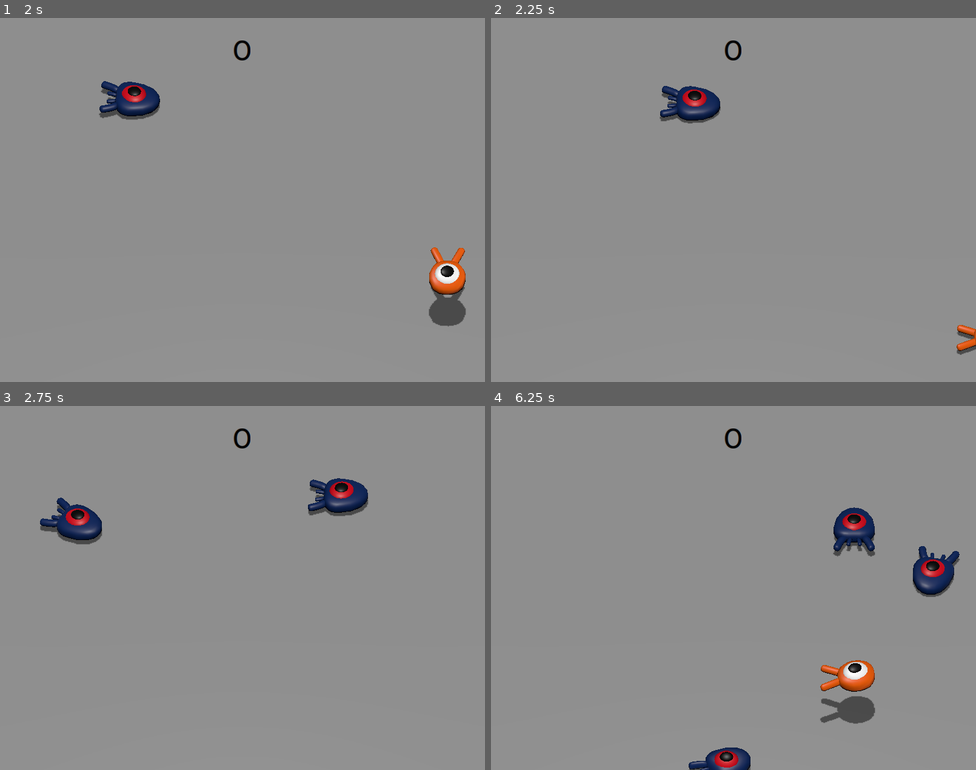
Above: before the commit, frames 1-4 (two rows, left to right).
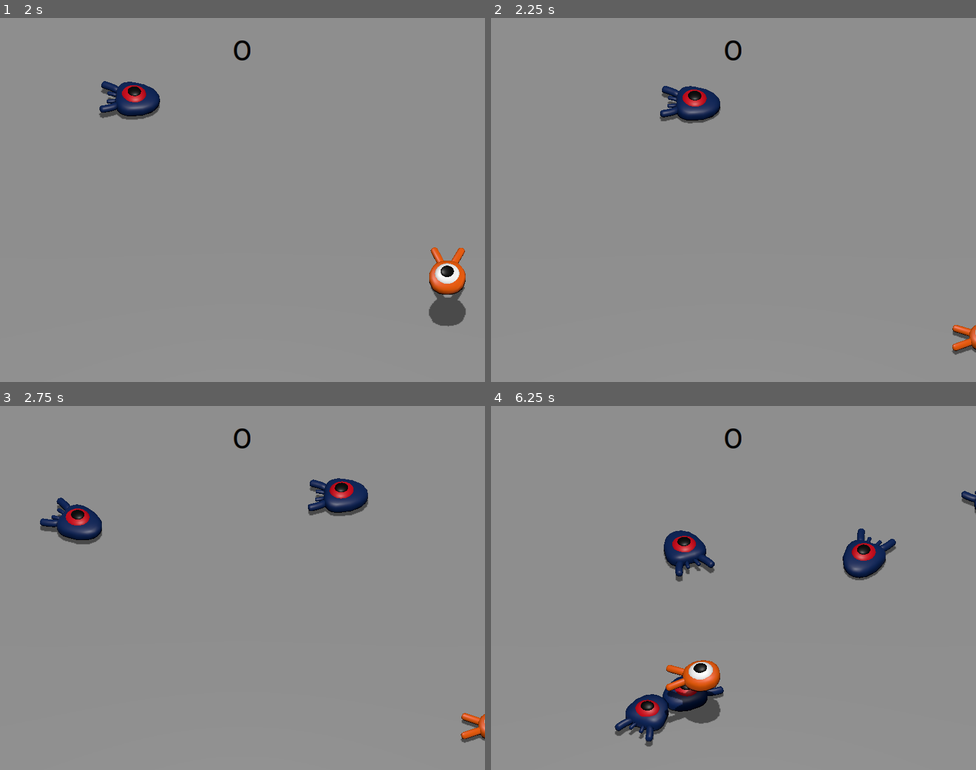
Above: after the commit, the same moments.

Repository: ParadoxV5/godot-first3D
Game: Godot game, scene res://main/main.tscn
The game is run twice, just before and just after one commit, with the same random seed, the same clock (stepped at 60 frames per second) and the same inputs.
Inputs:
- Up to frame 1 (2 s): tap Enter (retry) at 0.5 s; hold Right (move_right) 0.53-1.28 s; tap Space (jump) at 0.77, 1.52 s; hold Down (move_back) from 1.28 s (still down)
- Up to frame 2 (2.25 s): release Down (move_back) at 2.03 s; hold Right (move_right) from 2.03 s (still down)
- Up to frame 3 (2.75 s): keep holding Right (move_right)
- Up to frame 4 (6.25 s): release Right (move_right) at 2.78 s; hold Up (move_forward) 2.78-3.53 s; tap Space (jump) at 3.02, 3.77, 4.52, 6.02 s; hold Left (move_left) 3.53-5.03 s; hold Down (move_back) 5.03-5.78 s; hold Right (move_right) from 5.78 s (still down)

Frame 1 is identical in both runs. In frame 2, 0.2% of the frame differs, in the area x 95-100%, y 84-93%; in frame 3, 0.3%; in frame 4, 8.0%, in the area x 25-100%, y 23-100%.

Commit message:
add playfield bounds
Lol. ‘WallE’

Diff:
--- a/main/main.tscn
+++ b/main/main.tscn
@@ -10,6 +10,18 @@
 
 [sub_resource type="PlaneMesh" id="PlaneMesh_io0ih"]
 size = Vector2(50, 50)
+
+[sub_resource type="WorldBoundaryShape3D" id="WorldBoundaryShape3D_cxacb"]
+plane = Plane(0, 0, 1, -15)
+
+[sub_resource type="WorldBoundaryShape3D" id="WorldBoundaryShape3D_lkmt0"]
+plane = Plane(0, 0, -1, -15)
+
+[sub_resource type="WorldBoundaryShape3D" id="WorldBoundaryShape3D_bxph7"]
+plane = Plane(1, 0, 0, -15)
+
+[sub_resource type="WorldBoundaryShape3D" id="WorldBoundaryShape3D_lep8p"]
+plane = Plane(-1, 0, 0, -15)
 
 [sub_resource type="Theme" id="Theme_8osnu"]
 default_font = ExtResource("4_fdgk0")
@@ -27,6 +39,18 @@
 
 [node name="Mesh" type="MeshInstance3D" parent="Playfield/Ground"]
 mesh = SubResource("PlaneMesh_io0ih")
+
+[node name="WallN" type="CollisionShape3D" parent="Playfield"]
+shape = SubResource("WorldBoundaryShape3D_cxacb")
+
+[node name="WallS" type="CollisionShape3D" parent="Playfield"]
+shape = SubResource("WorldBoundaryShape3D_lkmt0")
+
+[node name="WallW" type="CollisionShape3D" parent="Playfield"]
+shape = SubResource("WorldBoundaryShape3D_bxph7")
+
+[node name="WallE" type="CollisionShape3D" parent="Playfield"]
+shape = SubResource("WorldBoundaryShape3D_lep8p")
 
 [node name="DirectionalLight3D" type="DirectionalLight3D" parent="."]
 transform = Transform3D(1, 0, 0, 0, 0.382683, 0.92388, 0, -0.92388, 0.382683, 0, 20, 0)
Not shown: 1 places in main/main.tscn that only renumber resources
